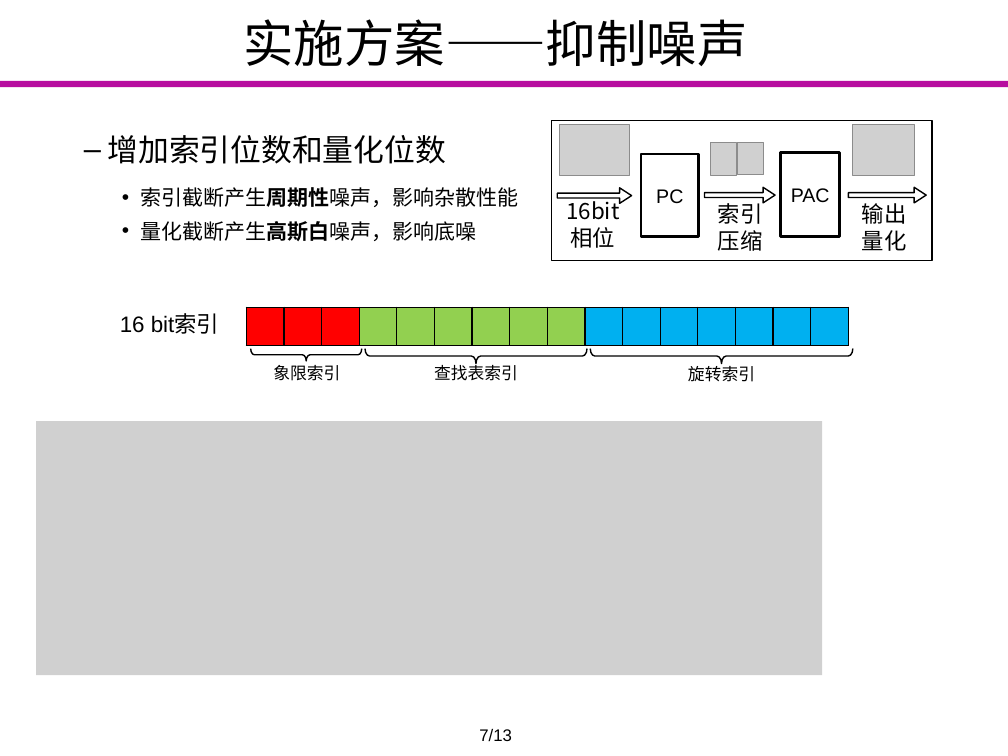
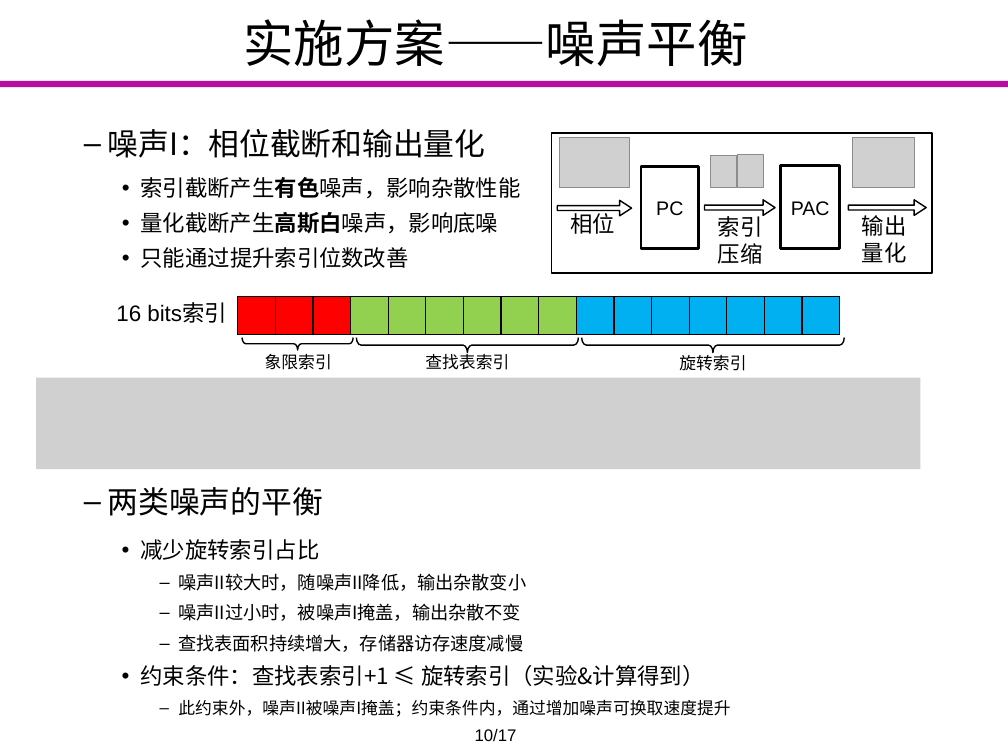
Before and after one commit to Markov2016/lunwen, a slide deck: slide 10 of dabian/杨一雄_毕业设计答辩.pptx (slide 11 before the commit). Drawn at 1008x756 pixels with LibreOffice and Linux fonts; fonts in the diff are those of the drawing; grey boxes stand for pictures; background and template pictures are left out. Boxes give left, top, right and bottom in pixels: in the first picture for what was removed or moved away, otherwise in the second. Text is boxed around its words. In the diff, an @@ line names an element or a change of style, - is before the commit and + after.

```diff
--- a/dabian/杨一雄_毕业设计答辩.pptx
+++ b/dabian/杨一雄_毕业设计答辩.pptx
@@ title at bbox=[244, 19, 748, 66]: text changed @@
-实施方案——抑制噪声
+实施方案——噪声平衡
@@ text at bbox=[108, 129, 521, 199]: text changed; size 15 to 16 pt @@
-  – 增加索引位数和量化位数
-    • 索引截断产生周期性噪声，影响杂散性能
+  – 噪声I：相位截断和输出量化
+    • 索引截断产生有色噪声，影响杂散性能
@@ 3 right arrows, 1 picture, 1 text, 1 rectangle: place and size @@
-3 right arrows, 1 picture, 1 text, 1 rectangle at bbox=[551, 120, 932, 260]
+3 right arrows, 1 picture, 1 text, 1 rectangle at bbox=[551, 133, 932, 273]
@@ text "相位": place and size @@
-text "相位" at bbox=[566, 197, 619, 248]
+text "相位" at bbox=[571, 210, 616, 234]
@@ text at bbox=[566, 197, 619, 220]: paragraph removed @@
-16bit
@@ 3 pictures, 2 rectangles, 1 text: place and size @@
-3 pictures, 2 rectangles, 1 text at bbox=[559, 125, 915, 251]
+3 pictures, 2 rectangles, 1 text at bbox=[559, 137, 915, 264]
@@ text at bbox=[141, 212, 499, 234]: size 15 to 16 pt in "量化截断产生高斯白噪声，影响底噪" @@
@@ text at bbox=[141, 247, 409, 268]: paragraph added @@
+    • 只能通过提升索引位数改善
@@ text at bbox=[116, 303, 227, 323]: text changed @@
-16 bit索引
+16 bits索引
@@ 3 texts, 3 left braces, 1 table: place and size @@
-3 texts, 3 left braces, 1 table at bbox=[246, 307, 852, 382]
+3 texts, 3 left braces, 1 table at bbox=[238, 296, 844, 371]
@@ picture added at bbox=[36, 378, 920, 470] @@
@@ picture removed at bbox=[36, 421, 823, 675] @@
@@ text added at bbox=[108, 487, 730, 717], 13 pt, text #000000 @@
+  – 两类噪声的平衡
+    • 减少旋转索引占比
+      – 噪声II较大时，随噪声II降低，输出杂散变小
+      – 噪声II过小时，被噪声I掩盖，输出杂散不变
+      – 查找表面积持续增大，存储器访存速度减慢
+    • 约束条件：查找表索引+1 ≤ 旋转索引（实验&计算得到）
+      – 此约束外，噪声II被噪声I掩盖；约束条件内，通过增加噪声可换取速度提升
@@ text at bbox=[475, 729, 517, 742]: text changed @@
-7/13
+10/17
```
Also in this commit, not shown: 15 other slides changed, 1 slide removed, 1 other file.
